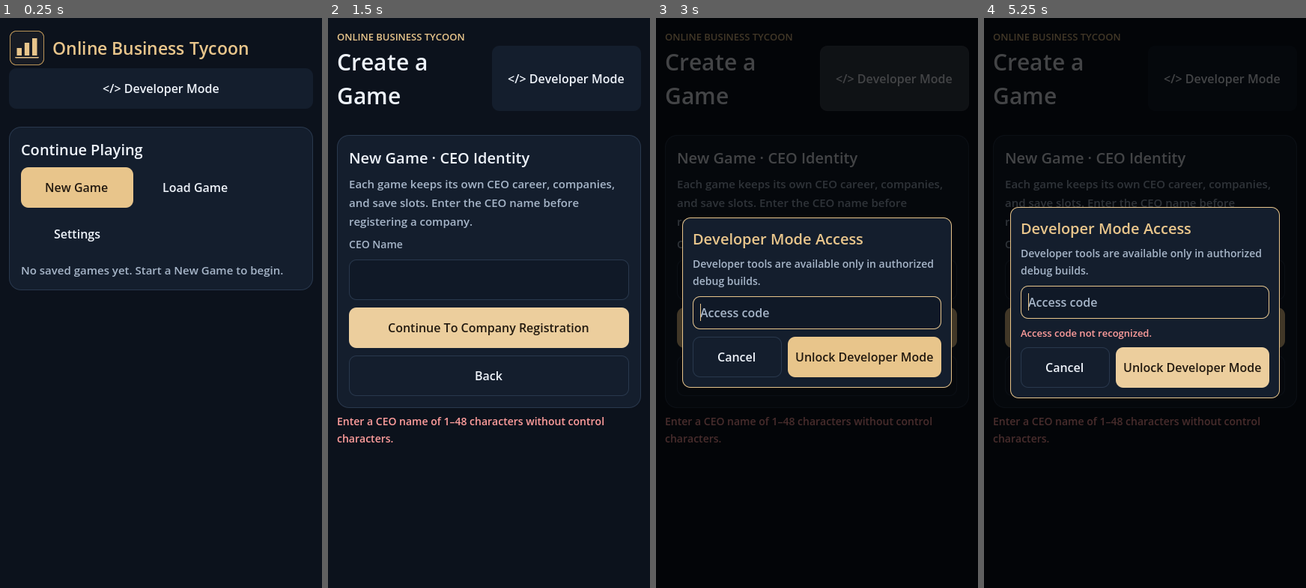
Above: before the commit, frames 1-4 (left to right).
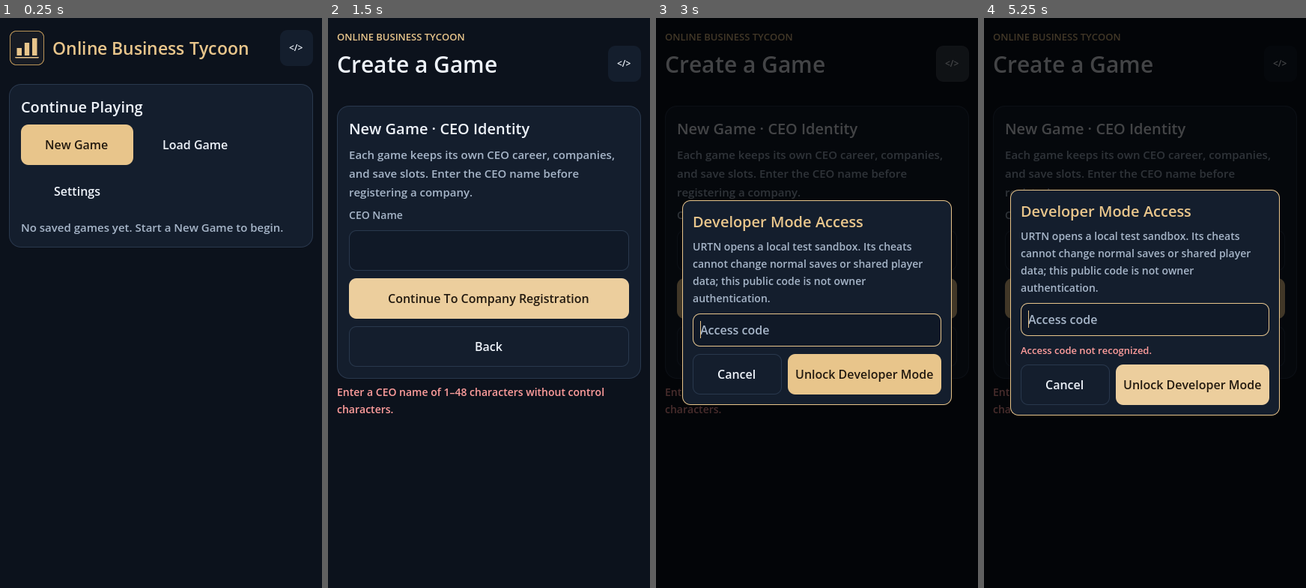
Above: after the commit, the same moments.

Repository: UphyRaop/online-business-tycoon
Game: Godot game, scene res://main.tscn
The game is run twice, just before and just after one commit, with the same random seed, the same clock (stepped at 60 frames per second) and the same inputs.
Inputs:
- Up to frame 1 (0.25 s): no input
- Up to frame 2 (1.5 s): click "New Game" at 0.5 s; click "Continue To Company Registrat…" at 1.25 s
- Up to frame 3 (3 s): click "Continue To Company Registrat…" at 2 s; click "</> Developer Mode" (after the commit: "</>") at 2.75 s
- Up to frame 4 (5.25 s): click "Cancel" at 3.5 s; click "</> Developer Mode" (after the commit: "</>") at 4.25 s; click "Unlock Developer Mode" at 5 s

The runs differ from the first frame. In frame 1, 7.6% of the frame differs, in the area x 2-98%, y 4-48%; in frame 2, 16%, in the area x 2-98%, y 6-75%; in frame 3, 15%; in frame 4, 15%.

Commit message:
Enable production Developer Mode in isolated sandbox

Diff:
--- a/developer_console_ui_test.gd
+++ b/developer_console_ui_test.gd
@@ -52,7 +52,7 @@
 		access_code.text = "URTN"
 		if unlock != null: unlock.pressed.emit()
 	expect(app.developer_save_active and app.screen == "Developer Mode" and app.active_game_id.is_empty(),
-		"Opening Developer Mode starts an isolated DEV save instead of using the normal game path")
+		"URTN unlock starts an isolated DEV sandbox instead of using the normal game path")
 	expect(app.normal_state_snapshot.company_id == normal_copy.company_id and app.normal_state_snapshot.cash == normal_copy.cash,
 		"Opening the console preserves a recoverable normal-game snapshot")
 	var isolated_state: Dictionary = app.sim.state.duplicate(true)
@@ -91,7 +91,7 @@
 	tap(app, "Open Cheats")
 	expect(app.screen == "Developer Cheats" and app.find_child("DeveloperCheatTabs", true, false) != null,
 		"Cheats open independently from the preview selector")
-	for tab in ["Finance", "Inventory", "Orders", "Marketing", "Company", "Time", "Scenarios"]:
+	for tab in ["Finance", "Inventory", "Sales & Orders", "Marketing", "Company", "Time", "Scenarios"]:
 		tap(app, tab)
 		expect(app.screen == "Developer Cheats", "Developer cheat category %s opens" % tab)
 	app.screen = "Game"; app.page = "Market"; app.render()
--- a/developer_test_api.gd
+++ b/developer_test_api.gd
@@ -1,6 +1,6 @@
 extends RefCounted
 
-## Structured, debug-build-only interface used by tests and Developer Mode.
+## Structured interface for the isolated local DEV sandbox and debug automation.
 const Catalog = preload("res://catalog.gd")
 const Sim = preload("res://simulation.gd")
 const StoreManager = preload("res://store_manager.gd")
@@ -10,7 +10,6 @@
 const SaveValidation = preload("res://save_store.gd")
 
 func execute(command: String, args: Dictionary, app: Node) -> Dictionary:
-	if not OS.is_debug_build(): return _result(false, "release_build", "Developer commands are disabled in release builds.")
 	if app == null: return _result(false, "missing_app", "The game instance is unavailable.")
 	var result := _dispatch(command, args, app)
 	if _require_dev(app) and not result.get("ok", false):
@@ -79,7 +78,6 @@
 	return _result(true, str(result.code), str(result.message), {"id": result.record.id, "company": result.record.state.company})
 
 func _delete_dev(id: String, app: Node) -> Dictionary:
-	if not OS.is_debug_build(): return _result(false, "release_build", "Developer test saves are available only in debug builds.")
 	if app.get("developer_save_active") and str(app.get("dev_record").get("id", "")) == id:
 		return _result(false, "active_dev_save", "Switch to another DEV save before deleting the active one.")
 	return DevStore.delete_test(id)
@@ -350,7 +348,12 @@
 	return _result(true, str(result.code), str(result.message))
 
 func _require_dev(app: Node) -> bool:
-	return OS.is_debug_build() and app.get("developer_save_active") == true and app.get("sim") != null and app.get("dev_record") is Dictionary
+	if app == null or app.get("developer_save_active") != true or app.get("sim") == null:
+		return false
+	var record: Variant = app.get("dev_record")
+	if not record is Dictionary:
+		return false
+	return not str(record.get("id", "")).is_empty() and app.get("active_game_id") == ""
 
 func _result(ok: bool, code: String, message: String, data: Dictionary = {}) -> Dictionary:
 	var result := {"ok": ok, "code": code, "message": message}
--- a/developer_test_api_test.gd
+++ b/developer_test_api_test.gd
@@ -32,6 +32,14 @@
 	app.active_game_id = "normal-game-must-not-be-used"
 	app.screen = "Game"
 	app.page = "Dashboard"
+	var denied_before_sandbox := api.execute("set_cash", {"amount": -999999}, app)
+	expect(not denied_before_sandbox.ok and denied_before_sandbox.get("code", "") == "dev_save_required"
+		and int(app.sim.state.cash) == int(normal.cash),
+		"Finance cheats are rejected until an isolated DEV save is active")
+	expect(DevStore.ROOT != SaveValidation.PATH and DevStore.ROOT != SaveValidation.PROTOTYPE,
+		"Production Developer Mode writes to a namespace separate from normal and legacy save files")
+	expect(SaveValidation.save(normal) == OK, "Normal save fixture is written before sandbox isolation checks")
+	var normal_save_bytes := FileAccess.get_file_as_bytes(SaveValidation.PATH)
 	var created := api.execute("create_dev_company", {"source": true, "name": "DEV Isolation Test", "seed": 1102}, app)
 	expect(created.ok and app.developer_save_active, "Developer command creates and activates a separate DEV save")
 	expect(app.active_game_id.is_empty(), "Activating DEV data clears the normal-save target")
@@ -107,6 +115,8 @@
 	var load := api.execute("load_dev", {"id": app.dev_record.id}, app)
 	expect(load.ok and int(app.sim.state.day) == 1, "Saved DEV test company can be loaded independently")
 	expect(int(app.normal_state_snapshot.cash) == normal_cash and app.active_game_id.is_empty(), "DEV reset/load leaves the normal save and target untouched")
+	expect(FileAccess.get_file_as_bytes(SaveValidation.PATH) == normal_save_bytes,
+		"Developer cheats and DEV reset/load never modify the normal save file")
 	var crisis := api.execute("reset_scenario", {"scenario": "Financial Crisis"}, app)
 	expect(crisis.ok and int(app.sim.state.cash) < 0 and app.dev_record.active_scenario == "Financial Crisis",
 		"Financial Crisis scenario sets a negative bank balance and identifies the active scenario")
--- a/developer_test_store.gd
+++ b/developer_test_store.gd
@@ -1,7 +1,8 @@
 extends RefCounted
 
-## Developer test data is kept in a namespace that the normal game save systems
-## never read or write. Binary Variant storage preserves integer financial fields exactly.
+## Developer test data is kept in a browser-local namespace that the normal game save
+## systems never read or write. It is a sandbox, not owner authentication. Binary Variant
+## storage preserves integer financial fields exactly.
 const ROOT := "user://obt_dev_tests"
 const AUDIT_PATH := ROOT + "/audit.jsonl"
 const Sim = preload("res://simulation.gd")
@@ -26,7 +27,6 @@
 	return result
 
 static func create(name: String, source_state: Dictionary, seed: int = 0) -> Dictionary:
-	if not OS.is_debug_build(): return {"ok": false, "code": "release_build", "message": "Developer test saves are available only in debug builds."}
 	if not Saves.valid(source_state): return {"ok": false, "code": "invalid_source", "message": "The selected source game failed save validation."}
 	var cloned: Dictionary = source_state.duplicate(true)
 	if seed != 0: cloned.seed = seed
@@ -50,7 +50,6 @@
 	return {"ok": true, "code": "loaded", "message": "DEV test save loaded.", "record": record}
 
 static func save_test(record: Dictionary) -> Dictionary:
-	if not OS.is_debug_build(): return {"ok": false, "code": "release_build", "message": "Developer test saves are available only in debug builds."}
 	if not Saves.valid(record.get("state", {})) or not Saves.valid(record.get("snapshot", {})):
 		return {"ok": false, "code": "invalid_test_save", "message": "The updated DEV test save failed validation."}
 	record.updated = Time.get_unix_time_from_system()
@@ -74,7 +73,6 @@
 	return {"ok": true, "code": "reset", "message": "DEV test save reset.", "record": record}
 
 static func delete_test(id: String) -> Dictionary:
-	if not OS.is_debug_build(): return {"ok": false, "code": "release_build", "message": "Developer test saves are available only in debug builds."}
 	var path := _path(id)
 	if path.is_empty() or not FileAccess.file_exists(path): return {"ok": false, "code": "not_found", "message": "DEV test save was not found."}
 	var existing := _read(id)
--- a/main.gd
+++ b/main.gd
@@ -203,6 +203,8 @@
 			set_notice(str(record_result.get("message", "Could not create an isolated DEV save.")), true)
 			return
 		_activate_dev_record(record_result.record)
+	if OS.has_feature("web"):
+		JavaScriptBridge.eval("window.OBTDevPreview && window.OBTDevPreview.enable();")
 	developer_console_tab = "Home"
 	screen = "Developer Mode"
 	set_notice("")
@@ -242,7 +244,7 @@
 	if not developer_save_active: return
 	var restore := func():
 		if OS.has_feature("web"):
-			JavaScriptBridge.eval("window.OBTDevPreview && window.OBTDevPreview.exit();")
+			JavaScriptBridge.eval("window.OBTDevPreview && window.OBTDevPreview.disable();")
 		if normal_state_snapshot.is_empty():
 			sim = null
 			active_game_id = ""
@@ -265,7 +267,7 @@
 		normal_preview_size = Vector2i.ZERO
 		set_notice("Returned to the normal game. DEV test data remains isolated.")
 		render()
-	confirm_action("Exit Developer Mode?", "Return to the unchanged normal game. The isolated DEV test save remains available.", "Exit DEV Mode", restore)
+	confirm_action("Lock Developer Mode?", "Return to the unchanged normal game. The isolated DEV test save remains available.", "Lock Developer Mode", restore)
 
 func set_developer_preview(name: String) -> Dictionary:
 	var presets := {"desktop": Vector2i(900, 1200), "tablet": Vector2i(768, 1024), "mobile": Vector2i(390, 844)}
@@ -1671,7 +1673,7 @@
 	developer_button.custom_minimum_size = Vector2(40, 34)
 	developer_button.add_theme_font_size_override("font_size", 12)
 	developer_button.size_flags_horizontal = Control.SIZE_SHRINK_END
-	developer_button.tooltip_text = "Developer Mode access — tools are restricted to authorized debug builds"
+	developer_button.tooltip_text = "Developer Mode opens an isolated local test sandbox"
 	Style.secondary(developer_button)
 	var details := row(rows)
 	details.name = "GameHeaderSecondaryRow"
@@ -1799,7 +1801,7 @@
 	var content := stack(panel, 10)
 	content.size_flags_horizontal = Control.SIZE_EXPAND_FILL
 	content.add_child(label("Developer Mode Access", 20, Style.GOLD))
-	content.add_child(label("Developer tools are available only in authorized debug builds.", 14, Style.MUTED))
+	content.add_child(label("URTN opens a local test sandbox. Its cheats cannot change normal saves or shared player data; this public code is not owner authentication.", 14, Style.MUTED))
 	var code := LineEdit.new()
 	code.name = "DeveloperAccessCode"
 	code.placeholder_text = "Access code"
@@ -1828,15 +1830,10 @@
 func _submit_developer_access(code: LineEdit, error_label: Label) -> void:
 	if not is_instance_valid(developer_access_overlay): return
 	if code.text.strip_edges().to_upper() == "URTN":
-		if OS.is_debug_build():
-			var overlay := developer_access_overlay
-			developer_access_overlay = null
-			overlay.queue_free()
-			_open_developer_mode_now()
-		else:
-			error_label.text = "Developer tools are disabled in this production build."
-			error_label.visible = true
-			code.clear()
+		var overlay := developer_access_overlay
+		developer_access_overlay = null
+		overlay.queue_free()
+		_open_developer_mode_now()
 	else:
 		error_label.text = "Access code not recognized."
 		error_label.visible = true
@@ -1975,7 +1972,7 @@
 	main_menu_action.custom_minimum_size.y = 46
 	_apply_drawer_icon(main_menu_action, DRAWER_ICON_PATHS["Main Menu"], 20)
 	Style.secondary(main_menu_action)
-	if OS.is_debug_build() and developer_save_active:
+	if developer_save_active:
 		var lock_action := action(content, "Lock Developer Mode", leave_developer_mode)
 		lock_action.name = "DrawerActionLockDeveloperMode"
 		lock_action.custom_minimum_size.y = 46
@@ -2100,8 +2097,8 @@
 		title.size_flags_horizontal = Control.SIZE_EXPAND_FILL
 		heading.add_child(title)
 	elif screen == "Title":
-		Menu.brand(self, masthead)
-		if OS.is_debug_build(): _developer_button(masthead)
+		var brand_header := Menu.brand(self, masthead)
+		_developer_button(brand_header)
 	else:
 		var titles := {"Setup": "Start your business", "Load": "Load Game", "Save": "Save Game", "Settings": "Settings",
 			"Campaign Manager": "Ads Manager", "Campaign Details": "Campaign Details", "Company Selection": "Choose a Company",
@@ -2111,7 +2108,7 @@
 		var screen_title := label(titles.get(screen, screen), 30)
 		screen_title.size_flags_horizontal = Control.SIZE_EXPAND_FILL
 		screen_heading.add_child(screen_title)
-		if OS.is_debug_build() and not global_game_header:
+		if not global_game_header:
 			_developer_button(screen_heading)
 	var scroll := ScrollContainer.new()
 	scroll.name = "GameContentScroll"
@@ -2195,14 +2192,18 @@
 	_finish_responsive_content()
 
 func _developer_button(parent: Node) -> Button:
-	var button := action(parent, "</> Developer Mode", request_developer_mode_access, false)
+	var button := action(parent, "</>", request_developer_mode_access, false)
 	button.name = "DeveloperModeButton"
-	button.tooltip_text = "Isolated developer testing tools"
+	button.custom_minimum_size = Vector2(42, 38)
+	button.size_flags_horizontal = Control.SIZE_SHRINK_END
+	button.add_theme_font_size_override("font_size", 12)
+	Style.secondary(button)
+	button.tooltip_text = "Open isolated local Developer Mode sandbox"
 	return button
 
 func developer_main_menu() -> void:
 	var panel := card("DEV Test Companies")
-	panel.add_child(label("This debug-build menu contains only isolated developer saves. Normal player saves are not displayed here.", 14, Style.MUTED))
+	panel.add_child(label("This menu contains only isolated developer saves in this browser profile. Normal player saves are not displayed here.", 14, Style.MUTED))
 	if developer_save_active:
 		action(panel, "Continue DEV Company · %s" % str(sim.state.company), func(): screen = "Game"; page = "Dashboard"; render(), true)
 		action(panel, "Developer Console", func(): screen = "Developer Mode"; render())
@@ -2237,11 +2238,8 @@
 	if sim != null: action(panel, "Back to DEV Game", func(): screen = "Game"; render())
 
 func developer_console() -> void:
-	if not OS.is_debug_build():
-		body.add_child(label("Developer Mode is disabled in release builds.", 15, Style.RED))
-		return
 	var safety := card("Isolated Developer Console")
-	safety.add_child(label("Developer actions use a separate DEV save. Normal company saves, achievements, and rankings are not modified.", 14, Style.MUTED))
+	safety.add_child(label("Developer actions use a separate local DEV save. They cannot write to normal company saves or shared player data.", 14, Style.MUTED))
 	if developer_save_active:
 		metric(safety, "Active DEV Company", str(sim.state.company), Style.GOLD)
 		metric(safety, "DEV Save ID", str(dev_record.get("id", "")), Style.MUTED)
@@ -2340,7 +2338,7 @@
 	action(panel, "Generate 100 Test Orders", func(): _run_dev_command("generate_orders", {"count": 100, "product": selected.call()}), true)
 
 func _dev_marketing_controls() -> void:
-	var panel := card("Marketing Scenarios")
+	var panel := card("Marketing Cheats")
 	var scenarios := ["High ROAS", "Low ROAS", "Budget Exhausted", "Zero Conversions"]
 	var picker := dropdown(panel, scenarios, 0)
 	var product := _dev_product_selector(panel)
@@ -2351,7 +2349,7 @@
 	, true)
 
 func _dev_company_controls() -> void:
-	var panel := card("Company State Cheats")
+	var panel := card("Company Cheats")
 	var reputation := _dev_number(panel, "DevReputation", 0, 100, sim.state.reputation, 1)
 	action(panel, "Max Reputation", func(): _run_dev_command("set_reputation", {"value": 100}), true)
 	action(panel, "Set Reputation", func(): _run_dev_command("set_reputation", {"value": int(reputation.value)}))
@@ -2359,7 +2357,7 @@
 	panel.add_child(label("Expansion unlock is recorded as DEV-only test state; no expansion gameplay system is added to normal companies.", 13, Style.MUTED))
 
 func _dev_time_controls() -> void:
-	var panel := card("Simulation Time")
+	var panel := card("Time Cheats")
 	panel.add_child(label("Large advances process the real simulation engine, including supplier deliveries, settlements, campaigns, operating costs, and orders.", 13, Style.MUTED))
 	for days in [7, 30, 365]:
 		action(panel, "Advance %d Days" % days, func():
@@ -2379,20 +2377,20 @@
 		return
 	var tabs := HFlowContainer.new()
 	tabs.name = "DeveloperCheatTabs"
-	for tab in ["Finance", "Inventory", "Orders", "Marketing", "Company", "Time", "Scenarios"]:
+	for tab in ["Finance", "Inventory", "Sales & Orders", "Marketing", "Company", "Time", "Scenarios"]:
 		var button := action(tabs, tab, func(): developer_console_tab = tab; screen = "Developer Cheats"; render(), developer_console_tab == tab)
-		button.custom_minimum_size = Vector2(100, 42)
+		button.custom_minimum_size = Vector2(120 if tab == "Sales & Orders" else 100, 42)
 	body.add_child(tabs)
 	match developer_console_tab:
 		"Finance": _dev_finance_controls()
 		"Inventory": _dev_inventory_controls()
-		"Orders": _dev_order_controls()
+		"Sales & Orders": _dev_order_controls()
 		"Marketing": _dev_marketing_controls()
 		"Company": _dev_company_controls()
 		"Time": _dev_time_controls()
 		"Scenarios": _dev_scenario_controls()
 	action(body, "Developer Console", func(): screen = "Developer Mode"; render())
-	action(body, "Exit DEV Save", leave_developer_mode)
+	action(body, "Lock Developer Mode", leave_developer_mode)
 
 func setup() -> void:
 	var details := card("Company Registration")
--- a/menu_view.gd
+++ b/menu_view.gd
@@ -8,7 +8,7 @@
 const GameStore = preload("res://game_store.gd")
 const LOGO = preload("res://icon.svg")
 
-static func brand(app: Control, parent: Node) -> void:
+static func brand(app: Control, parent: Node) -> HBoxContainer:
 	var header: HBoxContainer = app.row(parent)
 	header.add_theme_constant_override("separation", 10)
 	var mark := TextureRect.new()
@@ -22,6 +22,7 @@
 	name.size_flags_horizontal = Control.SIZE_EXPAND_FILL
 	name.size_flags_vertical = Control.SIZE_SHRINK_CENTER
 	header.add_child(name)
+	return header
 
 static func title(app: Control) -> void:
 	var play: VBoxContainer = app.wide_card("Continue Playing")
--- a/web_shell_test.gd
+++ b/web_shell_test.gd
@@ -4,6 +4,7 @@
 
 func _initialize() -> void:
 	var shell := FileAccess.get_file_as_string("res://browser/online_business_loader.html")
+	var main_source := FileAccess.get_file_as_string("res://main.gd")
 	var presets := FileAccess.get_file_as_string("res://export_presets.cfg")
 	expect(not shell.is_empty(), "Custom pre-engine Web loading shell is present")
 	expect(presets.contains('html/custom_html_shell="res://browser/online_business_loader.html"'),
@@ -25,7 +26,8 @@
 	for preset in ["desktop: [900, 1200]", "tablet: [768, 1024]", "mobile: [390, 844]"]:
 		expect(shell.contains(preset), "Developer preview includes the approved portrait preset %s" % preset)
 	expect(not shell.contains("actualDesktop()") and shell.contains("OBTDevPreview = {")
-		and shell.contains("select(name)"), "Developer preview supports touch and mouse and is enabled by the debug game build")
+		and shell.contains("select(name)") and main_source.contains("window.OBTDevPreview && window.OBTDevPreview.enable();"),
+		"Developer preview supports touch and mouse and is enabled only after Developer Mode is unlocked")
 	expect(shell.contains("previewFrame.style.width = width + 'px'")
 		and shell.contains("previewFrame.style.height = height + 'px'")
 		and shell.contains("previewFrame.style.transform = 'scale(' + scale + ')'")
